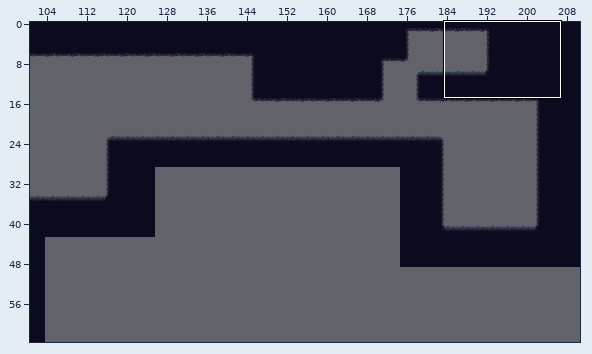
Two versions of a level (Tiled map, PR2/Ott - An Elemental Journey/resources/levels/WaterBossMap.tmx). Above, an overview of the earlier version with the close-up marked.
Close-up. As it was:
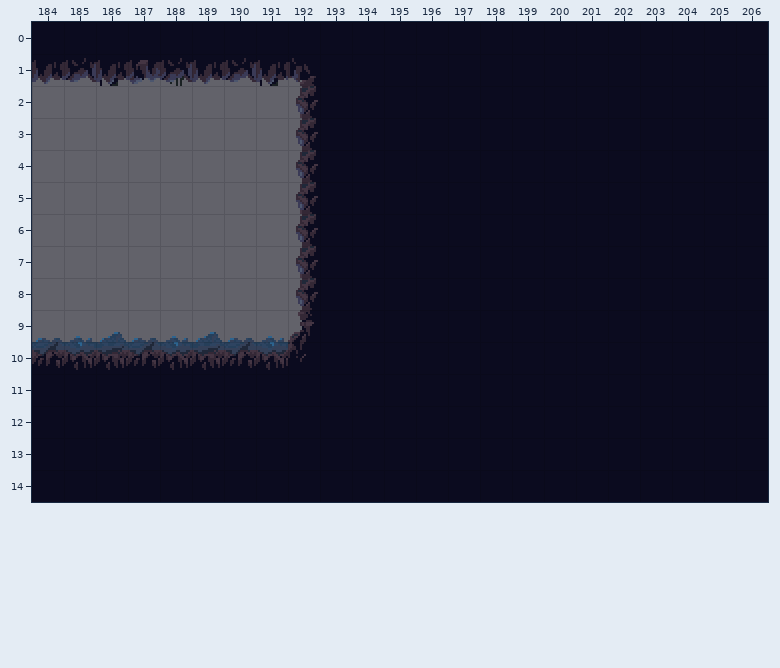
Cells are 32x32 px. Shown: x 184..206, y 0..14. The commit also changed other parts of the map, which this record leaves out.
And afterwards:
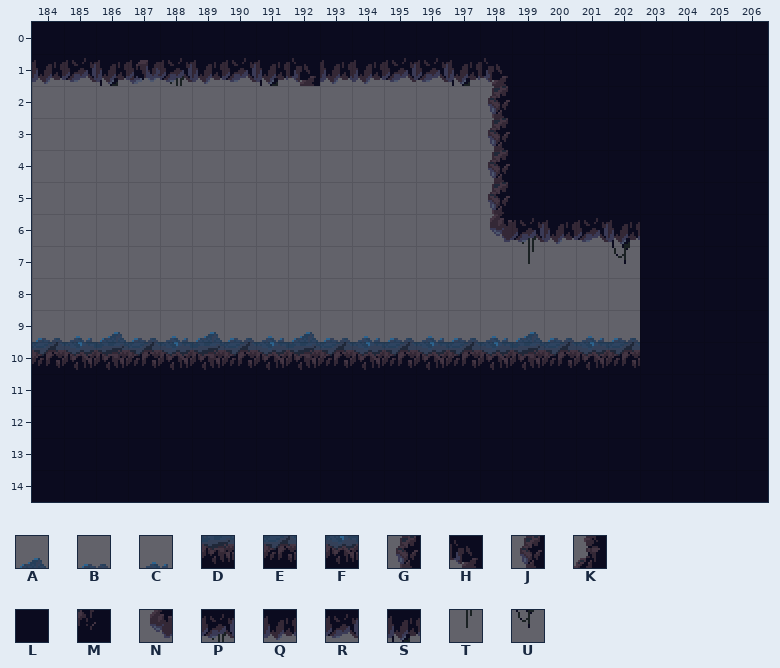
Key: from "Tiles_Agua_Bosque": A 6, B 7, C 8, D 26, E 27, F 28, G 64, H 68, J 84, K 88, L 89, M 108, N 124, P 126, Q 127, R 128, S 129, T 146, U 149.
_ is an empty cell.
Difference:
Layer "Capa de patrones 1":
The edit turns tile K into tile A in row 9 at x 192.
The edit turns tile L into tile A in row 9 at x 199.
The edit turns tile L into tile B in row 9 at x 193, 195, 197, 200 and 202.
The edit turns tile L into tile C in row 9 at x 194, 196, 198 and 201.
The edit turns tile L into tile D in row 10 at x 199.
The edit turns tile M into tile D in row 10 at x 192.
The edit turns tile L into tile E in row 10 at x 193, 195, 197, 200 and 202.
The edit turns tile L into tile F in row 10 at x 194, 196, 198 and 201.
The edit turns tile L into tile G in row 2 at x 198; in row 5 at x 198.
The edit turns tile L into tile H in row 1 at x 198.
The edit turns tile L into tile J in rows 3 to 4 at x 198.
The edit turns tile L into tile N in row 6 at x 198.
The edit turns tile L into tile P in row 6 at x 199.
The edit turns tile L into tile Q in row 1 at x 193 to 194; in row 6 at x 200.
The edit turns tile L into tile R in row 1 at x 195 to 196; in row 6 at x 201.
The edit turns tile L into tile S in row 1 at x 197; in row 6 at x 202.
The edit turns tile L into tile T in row 7 at x 199.
The edit turns tile L into tile U in row 7 at x 202.
Tile G is removed in row 2 at x 192; in row 5 at x 192; in row 7 at x 192.
Tile J is removed in rows 3 to 4 at x 192; in row 6 at x 192; in row 8 at x 192.
Tile L is removed in rows 2 to 6 at x 193 to 197; in row 7 at x 193 to 198 and 200 to 201; in row 8 at x 193 to 202.
Boxes around the changes in both close-ups, in picture pixels (x1, y1, x2, y2):
changed: (288, 58, 640, 370)
